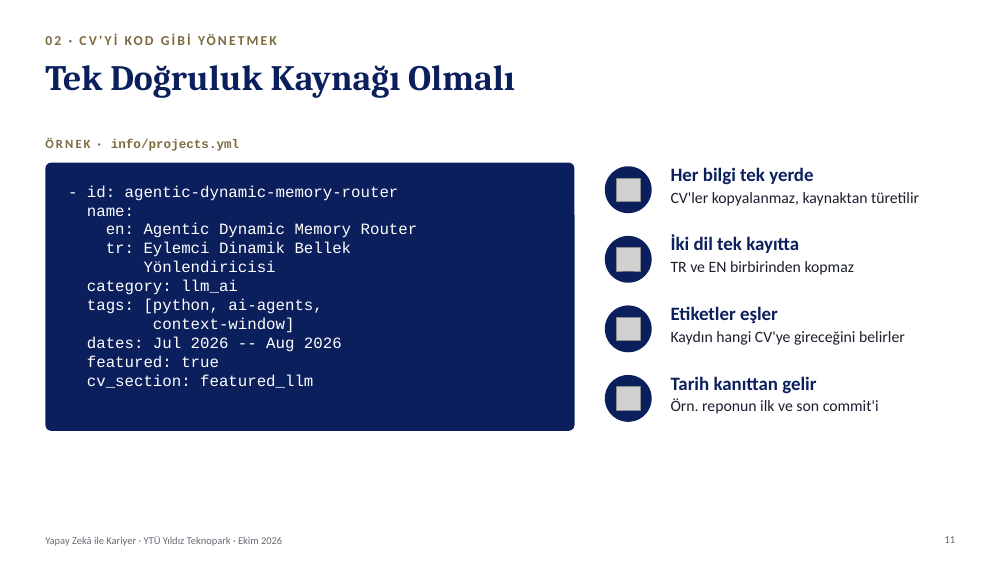
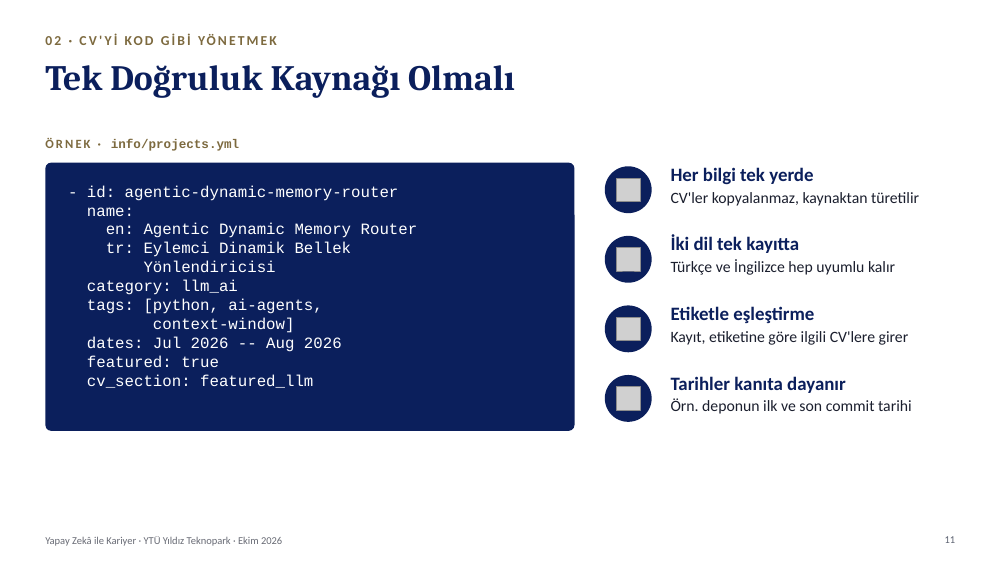
Before and after one commit to kaayra2000/kurslar, a slide deck: slide 11 of sunum/sunum.pptx. Drawn at 1008x567 pixels with LibreOffice and Linux fonts; fonts in the diff are those of the drawing; grey boxes stand for pictures; background and template pictures are left out. Boxes give left, top, right and bottom in pixels: in the first picture for what was removed or moved away, otherwise in the second. Text is boxed around its words. In the diff, an @@ line names an element or a change of style, - is before the commit and + after.

```diff
--- a/sunum/sunum.pptx
+++ b/sunum/sunum.pptx
@@ text at bbox=[671, 259, 895, 275]: text changed @@
-TR ve EN birbirinden kopmaz
+Türkçe ve İngilizce hep uyumlu kalır
@@ text at bbox=[671, 306, 909, 345]: text changed @@
-Etiketler eşler
-Kaydın hangi CV'ye gireceğini belirler
+Etiketle eşleştirme
+Kayıt, etiketine göre ilgili CV'lere girer
@@ text at bbox=[671, 376, 912, 414]: text changed @@
-Tarih kanıttan gelir
-Örn. reponun ilk ve son commit'i
+Tarihler kanıta dayanır
+Örn. deponun ilk ve son commit tarihi
```
Also in this commit, not shown: 17 other slides changed, 3 other files.
